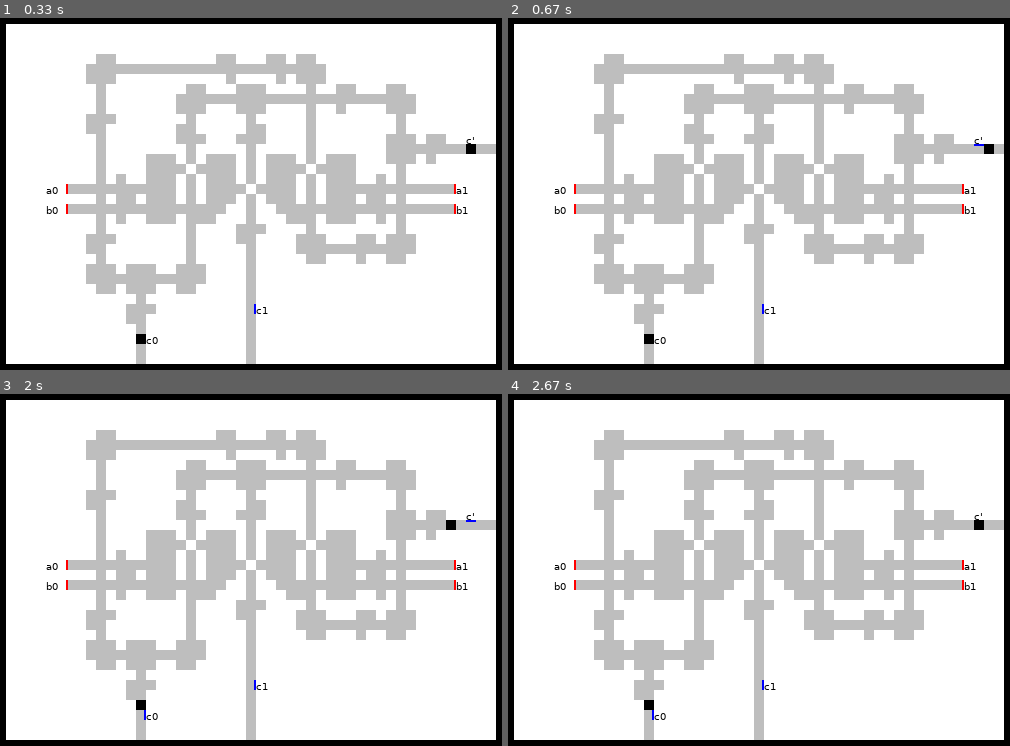
Above: before the commit, frames 1-4 (two rows, left to right).
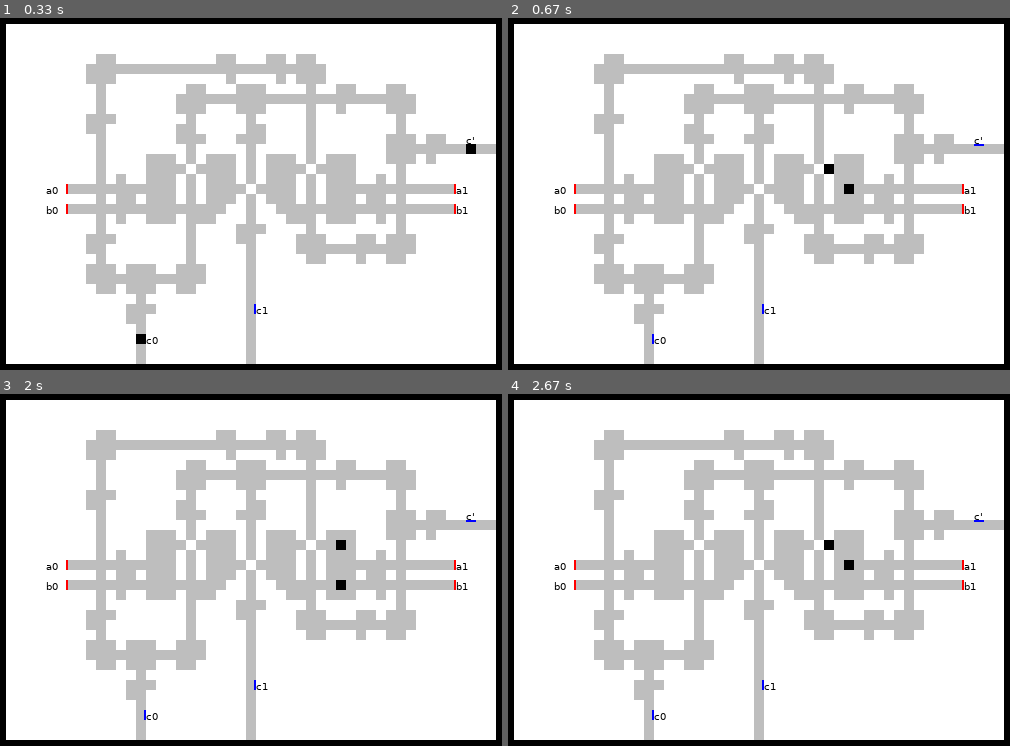
Above: after the commit, the same moments.

Repository: timo/brownomat
Game: pygame game, started from pygamefe.py
The game is run twice, just before and just after one commit, with the same random seed, the same clock (stepped at 60 frames per second) and the same inputs. The source is Python 2; it was converted automatically to run under Python 3.
Inputs (mouse positions are in pixels of both pictures, inside the frame that each line leads up to):
- Up to frame 1 (0.33 s): no input
- Up to frame 2 (0.67 s): hold R from 0.33 s (still down); move the mouse to (864, 331) at 0.37 s
- Up to frame 3 (2 s): release R at 0.8 s; tap Space at 0.83, 1.77 s; move the mouse to (401, 478) at 1.73 s
- Up to frame 4 (2.67 s): click (outside the picture) at 2.42 s

Frame 1 is identical in both runs. In frame 2, 0.2% of the frame differs, in the area x 27-97%, y 35-93%; in frame 3, 0.2%; in frame 4, 0.2%.

Commit message:
field is resettable (with r key)

Diff:
--- a/field.py
+++ b/field.py
@@ -96,6 +96,7 @@
     fieldset = frozenset()
     fields = defaultdict(lambda: None)
     signals = []
+    start_out_signals = []
     labels = {}
     bounds = BBox(0, 0, 1, 1)
     renderers = []
@@ -105,6 +106,13 @@
         if filename:
             data = open(filename).read()
         self.read_data(data)
+
+    def reset(self):
+        for renderer in self.renderers:
+            renderer.add_actions(self.signals, self.start_out_signals)
+        self.signals = self.start_out_signals
+        for renderer in self.renderers:
+            renderer.reset()
 
     def read_data(self, data, offset=(0, 0)):
         xo, yo = offset
@@ -172,6 +180,7 @@
                     break
 
         self.update_fieldtypes()
+        self.start_out_signals = self.signals[:]
 
     def update_fieldtypes(self):
         self.fields = defaultdict(lambda: None)
@@ -272,6 +281,9 @@
     def update_bounds(self, newbounds):
         """update the size of the canvas"""
 
+    def update_labels(self, labels):
+        """update the labels"""
+
     def update_field(self, fieldset):
         """update the set of fields"""
 
@@ -283,6 +295,12 @@
 
     def refresh_picture(self):
         """refresh the picture somehow"""
+
+    def reset(self):
+        """the field has been reset
+
+        this will be called after add_action has been called with all old
+        and new signal positions."""
 
 if __name__ == "__main__":
     import field_data
--- a/pygamefe.py
+++ b/pygamefe.py
@@ -118,6 +118,8 @@
                 elif event.type == pygame.KEYDOWN:
                     if event.key == pygame.K_SPACE:
                         pause = not pause
+                    elif event.key == pygame.K_r:
+                        self.field.reset()
             if not pause:
                 self.field.step()
             if self.renderer.is_picture_dirty():
